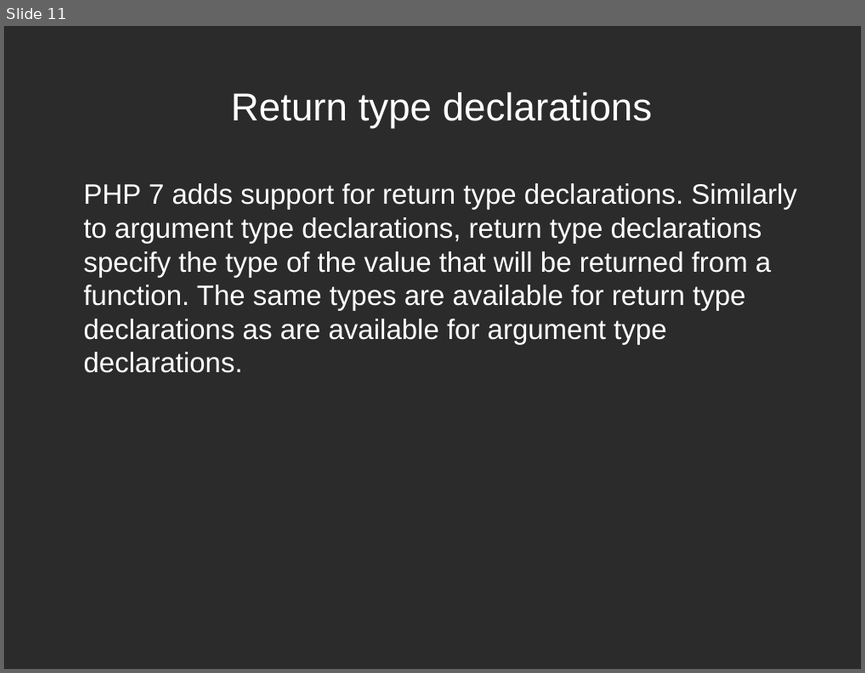
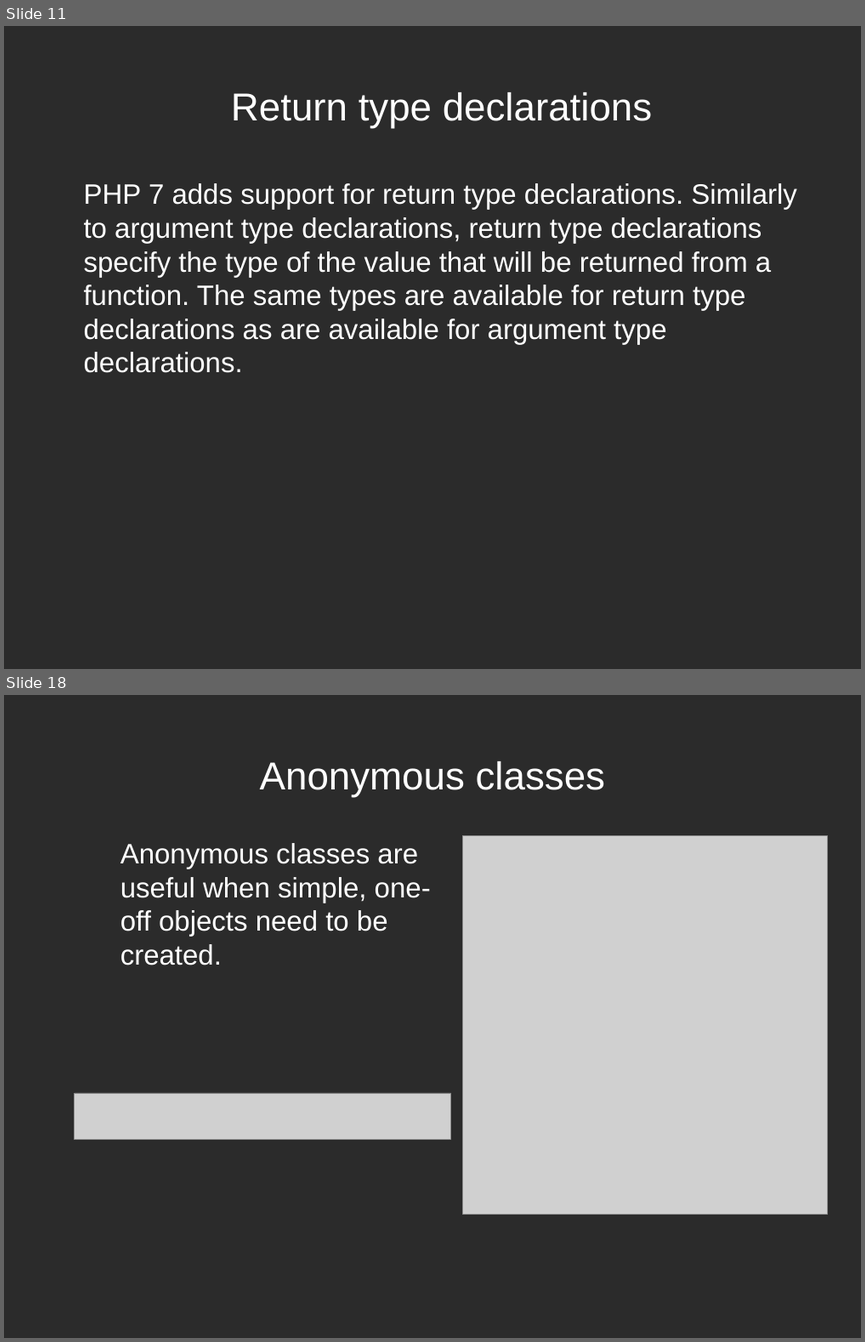
Before and after one commit to rmichal1/php7prezentacja, a slide deck: php7.odp. Shown one above the other, each under a label of ours: slide 11 before the commit, slides 11 and 18 after it; the slides between them are not shown. The pictures are 865x673 and 865x1342 pixels, drawn with LibreOffice and Linux fonts; fonts in the diff are those of the drawing; grey boxes stand for pictures; background and template pictures are left out; a plain dark background stands for a picture behind light text. Boxes give left, top, right and bottom in pixels: in the first picture for what was removed or moved away, otherwise in the second. Text is boxed around its words. In the diff, an @@ line names an element or a change of style, - is before the commit and + after.

```diff
--- a/php7.odp
+++ b/php7.odp
@@ slide 18 added at (4, 695, 861, 1338), background picture (left out) @@
@@ title added at (260, 761, 605, 797), 36 pt, text #FFFFFF @@
+Anonymous classes
@@ text added at (120, 843, 431, 965), 26 pt, text #FFFFFF @@
+Anonymous classes are useful when simple, one-off objects need to be created.
@@ picture added at (464, 836, 828, 1214) @@
@@ picture added at (75, 1093, 451, 1139) @@
```
Also in this commit, not shown: 3 slides changed, 14 other slides added, 39 other files.
